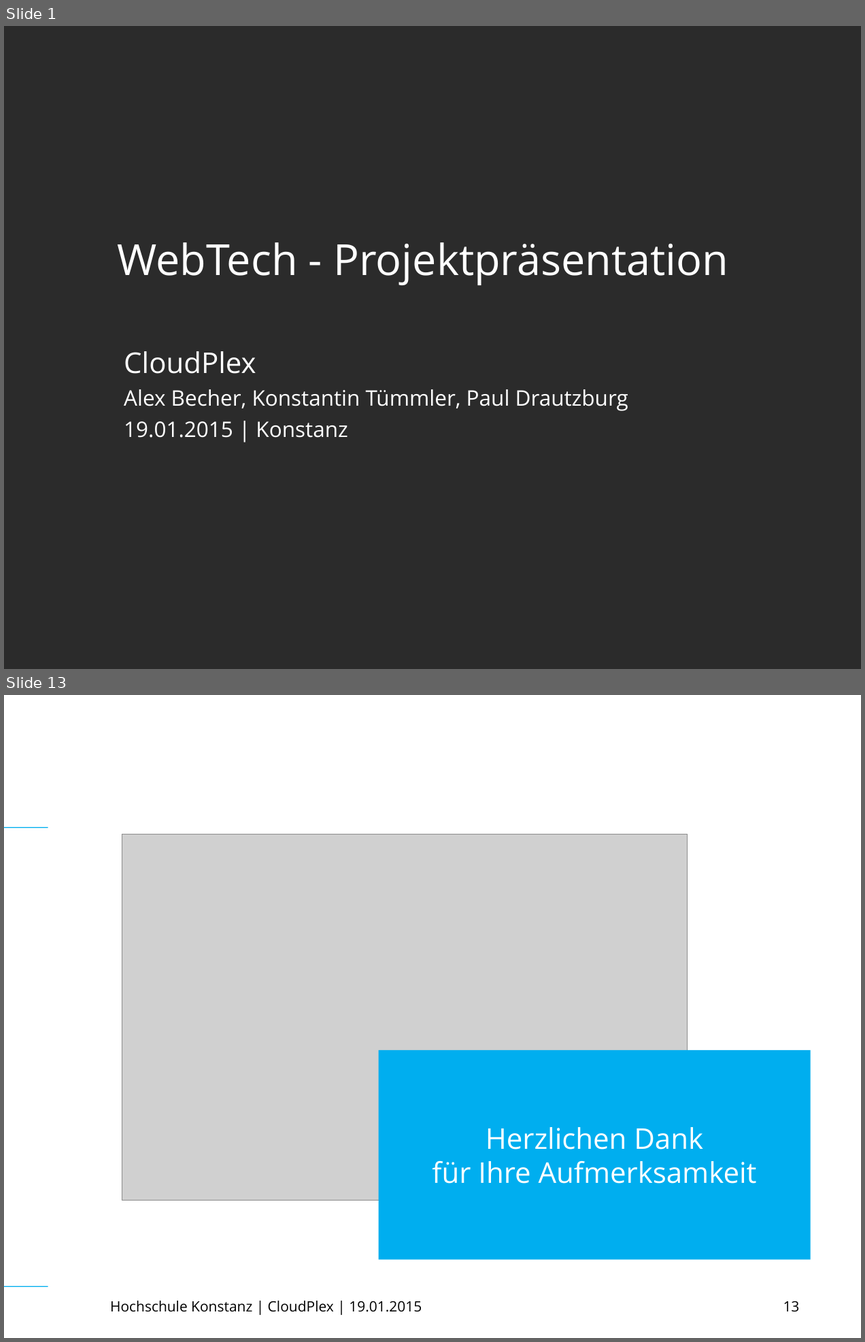
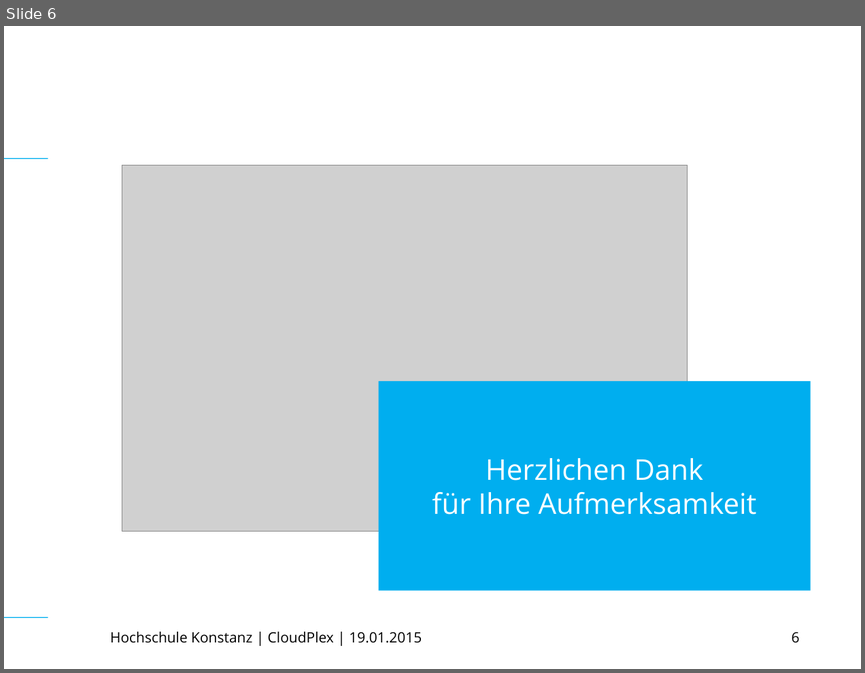
Before and after one commit to TuemmlerKon/web-tech, a slide deck: praesentation/WebTech (Final).ppt. Shown one above the other, each under a label of ours: slides 1 and 13 before the commit, slide 6 after it; the slides between them are not shown. The pictures are 865x1342 and 865x673 pixels, drawn with LibreOffice and Linux fonts; fonts in the diff are those of the drawing; grey boxes stand for pictures; background and template pictures are left out; a plain dark background stands for a picture behind light text. Boxes give left, top, right and bottom in pixels: in the first picture for what was removed or moved away, otherwise in the second. Text is boxed around its words. In the diff, an @@ line names an element or a change of style, - is before the commit and + after.

```diff
--- a/praesentation/WebTech (Final).ppt
+++ b/praesentation/WebTech (Final).ppt
@@ slide 1 removed at <box>4,26,861,669</box>, background picture (left out) @@
@@ title removed at <box>117,242,728,285</box> @@
-WebTech - Projektpräsentation
@@ subtitle removed at <box>124,351,628,437</box> @@
-CloudPlex
-Alex Becher, Konstantin Tümmler, Paul Drautzburg
-19.01.2015 | Konstanz
@@ what was slide 13 is now slide 6 @@
@@ page number at <box>791,631,800,643</box>: text changed @@
-13
+6
```
Also in this commit, not shown: 4 slides changed, 1 slide added, 7 other slides removed.
